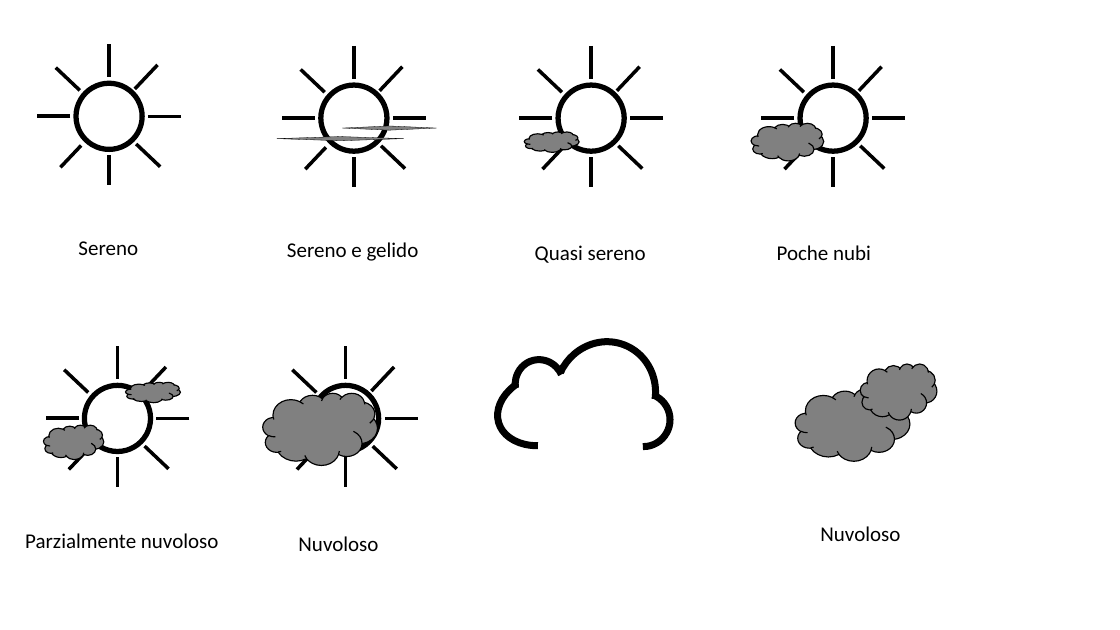
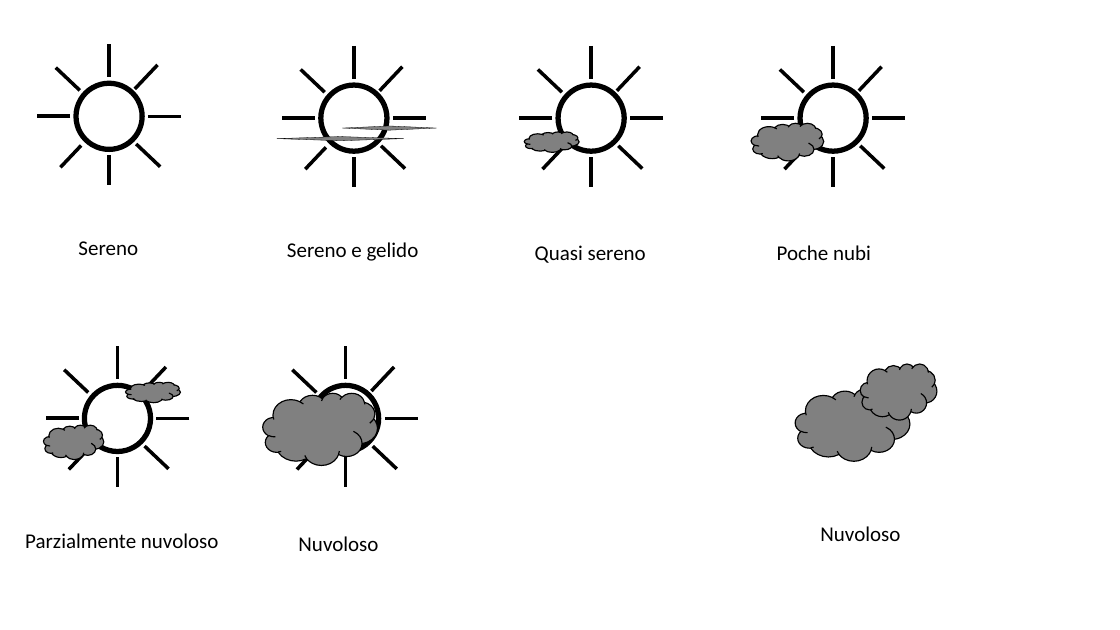
Before and after one commit to paserv/GAE, a slide deck: slide 1 of MadMeteo/res/icons.pptx. Drawn at 1120x630 pixels with LibreOffice and Linux fonts; fonts in the diff are those of the drawing. Boxes give left, top, right and bottom in pixels: in the first picture for what was removed or moved away, otherwise in the second. Text is boxed around its words. In the diff, an @@ line names an element or a change of style, - is before the commit and + after.

```diff
--- a/MadMeteo/res/icons.pptx
+++ b/MadMeteo/res/icons.pptx
@@ arc (boxed as its full ellipse) removed at box(540, 327, 671, 460) @@
@@ arc (boxed as its full ellipse) removed at box(509, 354, 570, 416) @@
@@ arc (boxed as its full ellipse) removed at box(489, 362, 603, 457) @@
@@ arc (boxed as its full ellipse) removed at box(609, 385, 678, 455) @@
```
Also in this commit, not shown: 2 slides added, 1 slide removed, 11 other files.
